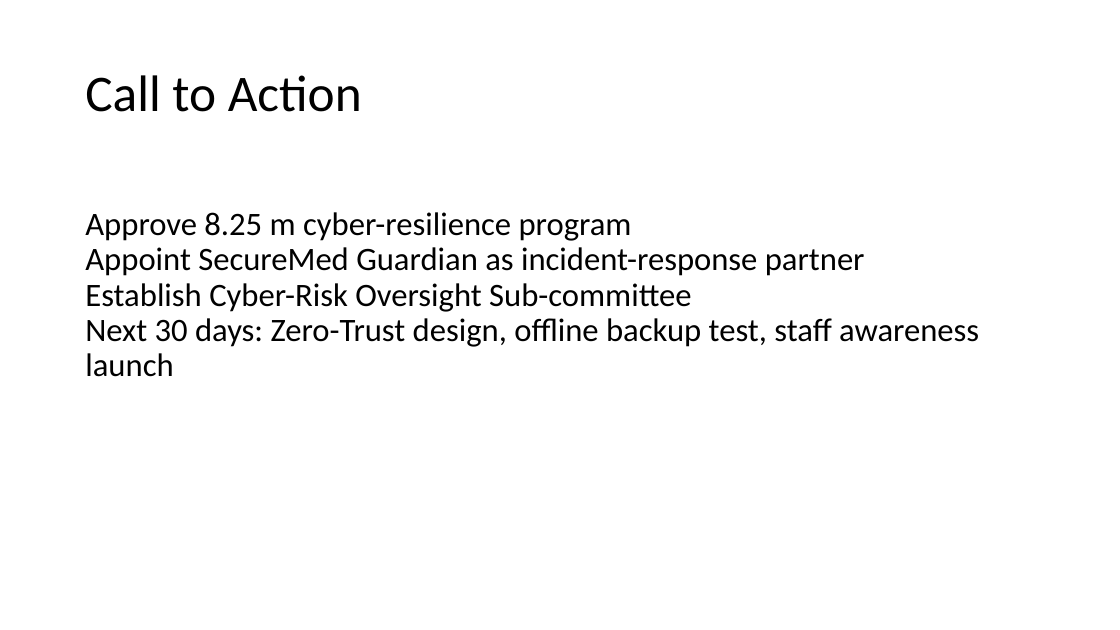
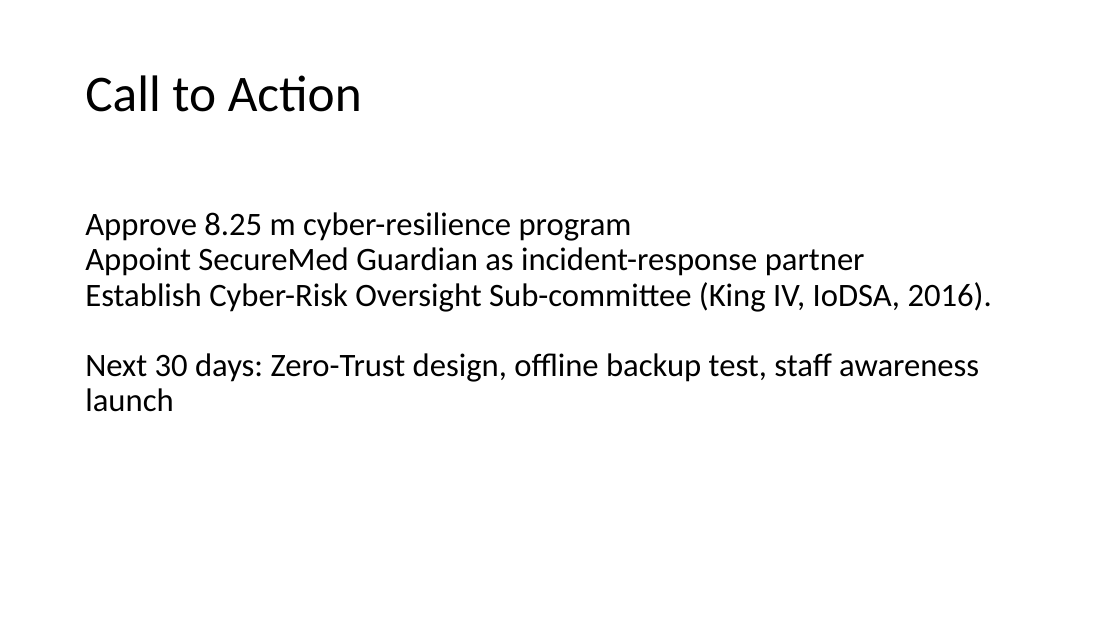
Before and after one commit to lebohangrantsane5-wq/coffee-ordering-prototype, a slide deck: slide 7 of Presentation1 ransomeware crisis.pptx. Drawn at 1120x630 pixels with LibreOffice and Linux fonts; fonts in the diff are those of the drawing. Boxes give left, top, right and bottom in pixels: in the first picture for what was removed or moved away, otherwise in the second. Text is boxed around its words. In the diff, an @@ line names an element or a change of style, - is before the commit and + after.

```diff
--- a/Presentation1 ransomeware crisis.pptx
+++ b/Presentation1 ransomeware crisis.pptx
@@ text at <box>85,212,992,412</box>: text changed @@
-Approve 8.25 m cyber-resilience program
-Appoint SecureMed Guardian as incident-response partner
-Establish Cyber-Risk Oversight Sub-committee
-Next 30 days: Zero-Trust design, offline backup test, staff awareness launch
+Approve 8.25 m cyber-resilience program
+Appoint SecureMed Guardian as incident-response partner
+Establish Cyber-Risk Oversight Sub-committee (King IV, IoDSA, 2016).
+Next 30 days: Zero-Trust design, offline backup test, staff awareness launch
```
Also in this commit, not shown: 4 other slides changed, 1 slide added.
